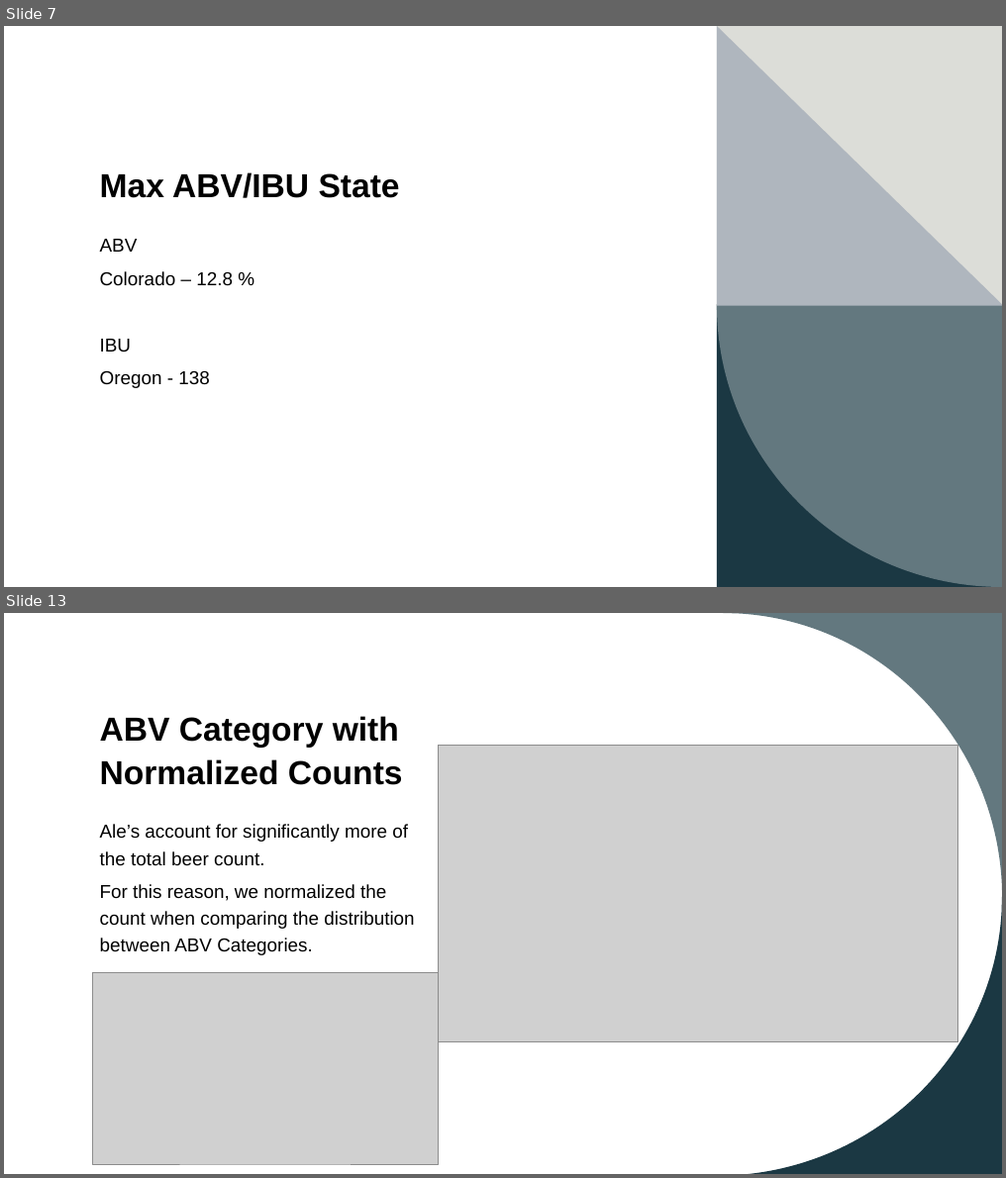
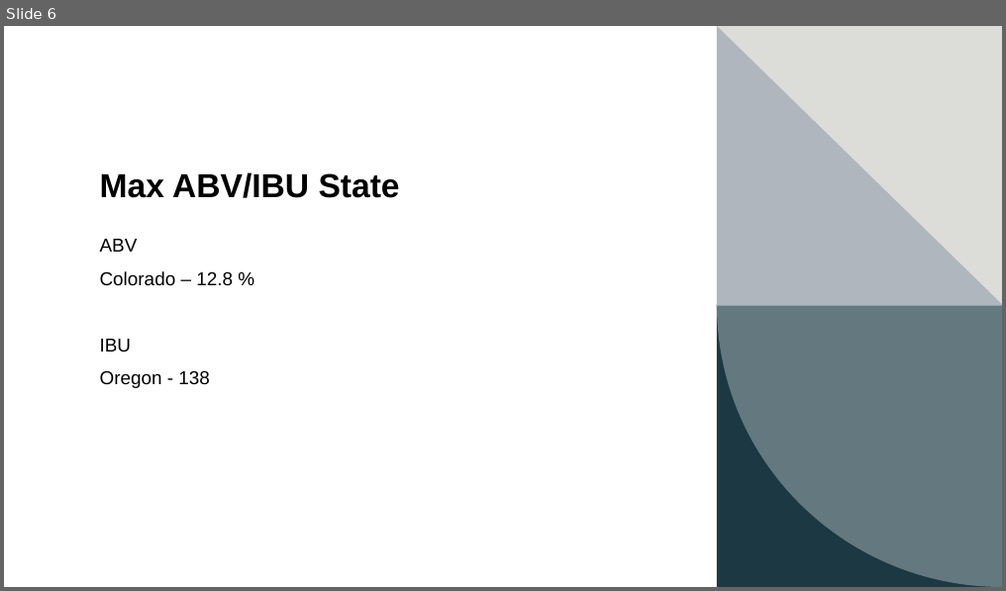
Before and after one commit to cdholmes11/DDS-Project-1, a slide deck: DDS_Project_1_Presentation_Dane.pptx. Shown one above the other, each under a label of ours: slides 7 and 13 before the commit, slide 6 after it; the slides between them are not shown. The pictures are 1006x1178 and 1006x591 pixels, drawn with LibreOffice and Linux fonts; fonts in the diff are those of the drawing; grey boxes stand for pictures. Boxes give left, top, right and bottom in pixels: in the first picture for what was removed or moved away, otherwise in the second. Text is boxed around its words. In the diff, an @@ line names an element or a change of style, - is before the commit and + after.

```diff
--- a/DDS_Project_1_Presentation_Dane.pptx
+++ b/DDS_Project_1_Presentation_Dane.pptx
@@ slide 13 removed at (x1=4, y1=613, x2=1002, y2=1174), background #FFFFFF; not listed: 1 template element that a slide beside it also shows @@
@@ rectangle removed at (x1=4, y1=613, x2=1002, y2=1174) @@
@@ freeform shape removed at (x1=724, y1=613, x2=1002, y2=891) @@
@@ title removed at (x1=100, y1=716, x2=403, y2=785) @@
-ABV Category with Normalized Counts
@@ picture removed at (x1=439, y1=745, x2=958, y2=1043) @@
@@ text removed at (x1=100, y1=824, x2=414, y2=956) @@
-Ale’s account for significantly more of the total beer count.
-For this reason, we normalized the count when comparing the distribution between ABV Categories.
@@ freeform shape removed at (x1=725, y1=897, x2=1002, y2=1174) @@
@@ picture removed at (x1=92, y1=973, x2=439, y2=1164) @@
@@ what was slide 7 is now slide 6 @@
```
Also in this commit, not shown: 8 slides changed, 6 slides added, 3 other slides removed, 1 other file.
